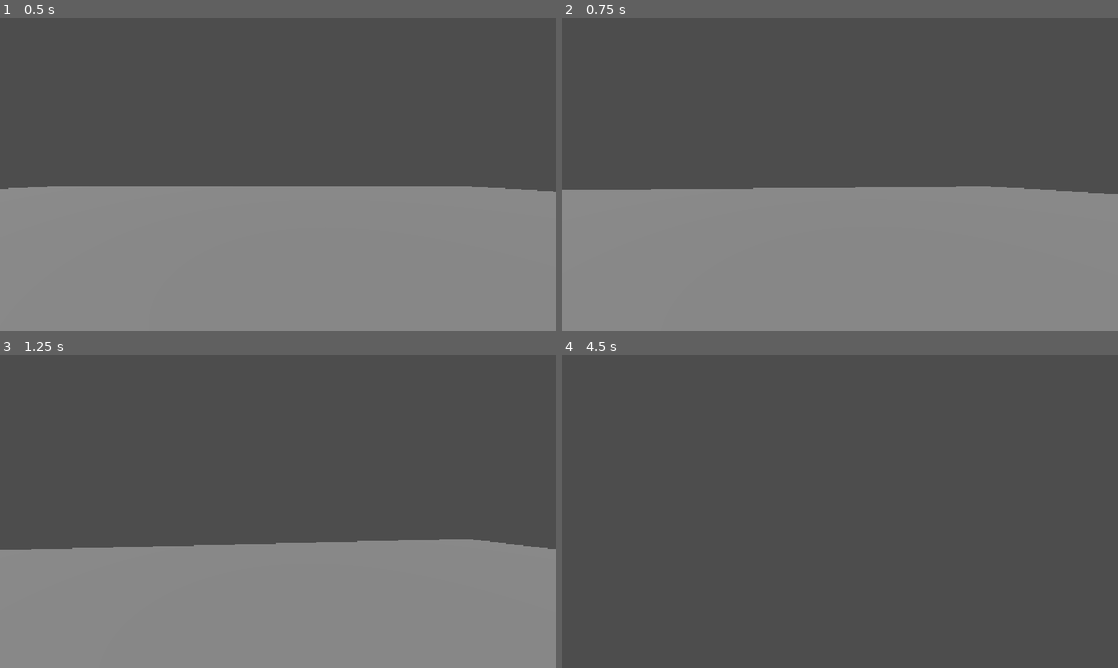
Above: before the commit, frames 1-4 (two rows, left to right).
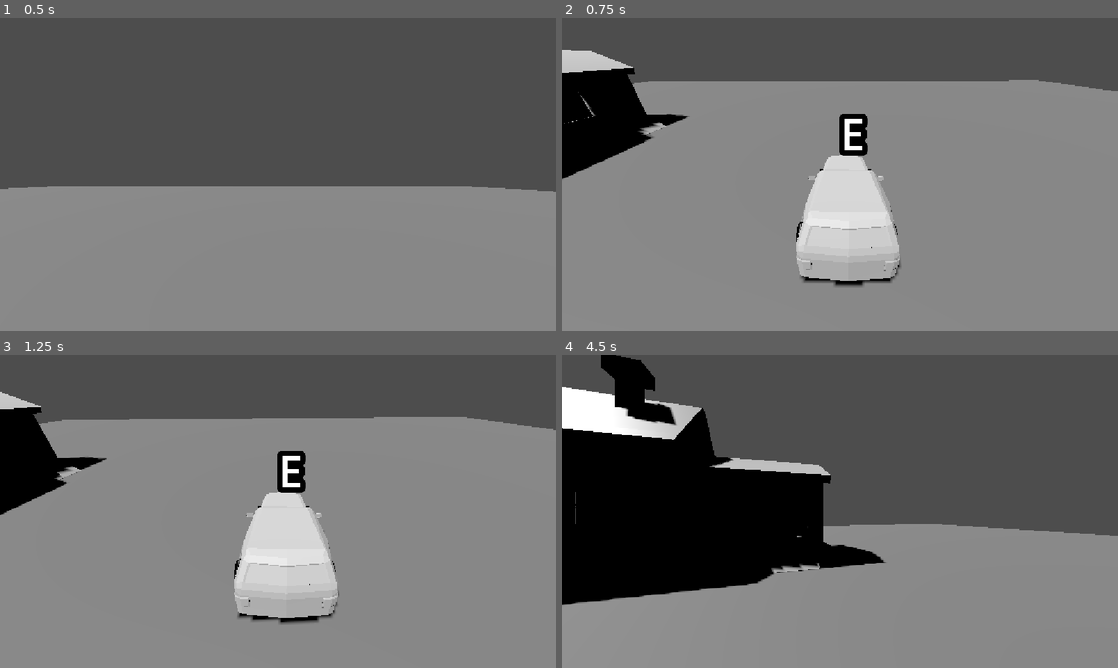
Above: after the commit, the same moments.

Repository: HoangM-Huy/Driving_Game_Project
Game: Godot game, scene res://main.tscn
The game is run twice, just before and just after one commit, with the same random seed, the same clock (stepped at 60 frames per second) and the same inputs.
Inputs (mouse positions are in pixels of both pictures, inside the frame that each line leads up to):
- Up to frame 1 (0.5 s): no input
- Up to frame 2 (0.75 s): tap Enter at 0.5 s; move the mouse to (867, 174) at 0.52 s; hold W (move_forward) from 0.53 s (still down); tap E (interaction, bound only after the commit) at 0.6 s
- Up to frame 3 (1.25 s): keep holding W (move_forward); tap Space (jump) at 0.77 s
- Up to frame 4 (4.5 s): move the mouse to (812, 511) at 1.27 s; tap Alt (Lock_Mouse) at 1.35, 3.6 s; tap Space (jump) at 1.52, 3.02, 3.77 s; tap E (interaction, bound only after the commit) at 1.55, 2.1, 2.85, 3.8, 4.35 s; move the mouse to (895, 442) at 2.02 s; release W (move_forward) at 2.03 s; hold D (move_right) 2.03-2.78 s; move the mouse to (812, 574) at 2.77 s; hold W (move_forward) 2.78-3.53 s; move the mouse to (1006, 558) at 3.52 s; hold A (move_left) 3.53-4.28 s; move the mouse to (795, 508) at 4.27 s; hold W (move_forward) from 4.28 s (still down)

Frame 1 is identical in both runs. In frame 2, 40% of the frame differs, in the area x 0-100%, y 10-86%; in frame 3, 45%; in frame 4, 61%, in the area x 0-100%, y 0-100%.

Commit message:
Phase 1 (Kinda complete)

Diff:
--- a/driving-game/Player1.gd
+++ b/driving-game/Player1.gd
@@ -1,7 +1,7 @@
 extends CharacterBody3D
 
 # How fast the player moves in meters per second.
-@export var speed = 14
+@export var speed = 5
 # The downward acceleration when in the air, in meters per second squared.
 @export var fall_acceleration = 75
 
@@ -74,3 +74,13 @@
 	# Mouse movement
 	if event is InputEventMouseMotion and LockMouse:
 		mouseInput += event.relative * 0.01
+
+func enter_car():
+	set_physics_process(false)
+	hide()
+	camera.current = false
+
+func leave_car():
+	set_physics_process(true)
+	show()
+	camera.current = true
--- a/driving-game/car.gd
+++ b/driving-game/car.gd
@@ -1,4 +1,30 @@
 extends VehicleBody3D
+
+@onready var input_label: Label3D = $InputLabel
+
+var withPlayer = false
+
+func _input(event: InputEvent) -> void:
+	var canEnter = input_label.visible and not withPlayer
+	var canLeave = withPlayer
+
+	if Input.is_action_just_pressed("interaction") and canEnter:
+		_enter_car()
+	elif Input.is_action_just_pressed("interaction") and canLeave:
+		_leave_car()
+
+func _enter_car():
+	withPlayer = true
+
+	var player = get_tree().get_first_node_in_group("player")
+	player.enter_car()
+
+func _leave_car():
+	withPlayer = false
+	var player = get_tree().get_first_node_in_group("player")
+	player.leave_car()
+
+	player.global_position = global_position
 
 func _ready() -> void:
 	var frontLeft = $Pivot/Sedan/FrontLeft
@@ -17,6 +43,17 @@
 	rearRight.position = Vector3.ZERO
 
 func _physics_process(_delta: float) -> void:
-	#steering = Input.get_axis("move_right", "move_left") * 0.4
-	#engine_force = Input.get_axis("move_forward", "move_back") * 700
+	if not withPlayer: return
+	steering = Input.get_axis("move_right", "move_left") * 0.4
+	engine_force = Input.get_axis("move_forward", "move_back") * 1000
 	pass
+
+
+func _on_area_3d_body_entered(body: Node3D) -> void:
+	if body.is_in_group("player"):
+		input_label.show()
+
+
+func _on_area_3d_body_exited(body: Node3D) -> void:
+	if body.is_in_group("player"):
+		input_label.hide()
--- a/driving-game/car.tscn
+++ b/driving-game/car.tscn
@@ -1,6 +1,7 @@
 [gd_scene format=3 uid="uid://cblji1lgei2p5"]
 
 [ext_resource type="PackedScene" uid="uid://q1enkkr2rse8" path="res://SedanNew.glb" id="1_7822p"]
+[ext_resource type="Script" uid="uid://ddiyaph47p4ny" path="res://car.gd" id="1_uoj53"]
 
 [sub_resource type="PhysicsMaterial" id="PhysicsMaterial_fgi7u"]
 
@@ -10,8 +11,15 @@
 [sub_resource type="BoxShape3D" id="BoxShape3D_6ygx7"]
 size = Vector3(1.7128601, 0.8617266, 2.1109009)
 
+[sub_resource type="BoxShape3D" id="BoxShape3D_5tdpr"]
+size = Vector3(1, 1, 1.2)
+
 [node name="Car" type="VehicleBody3D" unique_id=614287776]
+mass = 450.0
 physics_material_override = SubResource("PhysicsMaterial_fgi7u")
+center_of_mass_mode = 1
+engine_force = 100.0
+script = ExtResource("1_uoj53")
 
 [node name="Pivot" type="Node3D" parent="." unique_id=278528413]
 
@@ -27,22 +35,47 @@
 
 [node name="FrontLeft" type="VehicleWheel3D" parent="." unique_id=849359510]
 transform = Transform3D(1, 0, 0, 0, 1, 0, 0, 0, 1, -0.8572332, 0.118794054, -0.95536923)
+engine_force = 100.0
 use_as_traction = true
 use_as_steering = true
+wheel_roll_influence = 1.0
 wheel_radius = 0.35
 
 [node name="FrontRight" type="VehicleWheel3D" parent="." unique_id=1004915528]
 transform = Transform3D(1, 0, 0, 0, 1, 0, 0, 0, 1, 0.6079157, 0.118794054, -0.95536923)
+engine_force = 100.0
 use_as_traction = true
 use_as_steering = true
+wheel_roll_influence = 1.0
 wheel_radius = 0.35
 
 [node name="RearRight" type="VehicleWheel3D" parent="." unique_id=2114637883]
 transform = Transform3D(1, 0, 0, 0, 1, 0, 0, 0, 1, 0.8432388, 0.115238756, 1.4361103)
+engine_force = 100.0
 use_as_traction = true
+wheel_roll_influence = 1.0
 wheel_radius = 0.35
 
 [node name="RearLeft" type="VehicleWheel3D" parent="." unique_id=1517522672]
 transform = Transform3D(1, 0, 0, 0, 1, 0, 0, 0, 1, -1.107193, 0.115238756, 1.427779)
+engine_force = 100.0
 use_as_traction = true
+wheel_roll_influence = 1.0
 wheel_radius = 0.35
+
+[node name="InputLabel" type="Label3D" parent="." unique_id=878262677]
+transform = Transform3D(0.17364822, 0, 0.9848077, 0, 1, 0, -0.9848077, 0, 0.17364822, 0, 2, 0)
+billboard = 1
+text = "E"
+font_size = 200
+outline_size = 100
+
+[node name="Area3D" type="Area3D" parent="." unique_id=957219396]
+transform = Transform3D(-2.9750001, 0, 0, 0, 2, 0, 0, 0, 13.2, 0, 0, 0)
+
+[node name="CollisionShape3D" type="CollisionShape3D" parent="Area3D" unique_id=466401820]
+transform = Transform3D(0.78, 0, 0, 0, 1, 0, 0, 0, 0.3, 0.06722689, 0, 0.02242425)
+shape = SubResource("BoxShape3D_5tdpr")
+
+[connection signal="body_entered" from="Area3D" to="." method="_on_area_3d_body_entered"]
+[connection signal="body_exited" from="Area3D" to="." method="_on_area_3d_body_exited"]
--- a/driving-game/main.tscn
+++ b/driving-game/main.tscn
@@ -3,7 +3,6 @@
 [ext_resource type="Script" uid="uid://cxdyggos8j33v" path="res://main.gd" id="1_7mycd"]
 [ext_resource type="PackedScene" uid="uid://ca32qu0a66ak5" path="res://Player1.tscn" id="1_glv2v"]
 [ext_resource type="PackedScene" uid="uid://cblji1lgei2p5" path="res://car.tscn" id="1_ig7tw"]
-[ext_resource type="Script" uid="uid://ddiyaph47p4ny" path="res://car.gd" id="2_0xm2m"]
 [ext_resource type="PackedScene" uid="uid://dvkb30nj57qgx" path="res://house1.tscn" id="4_1bvp3"]
 
 [sub_resource type="BoxShape3D" id="BoxShape3D_7dm0k"]
@@ -33,7 +32,6 @@
 [node name="Car" parent="." unique_id=614287776 instance=ExtResource("1_ig7tw")]
 transform = Transform3D(1, 0, 0, 0, 1, 0, 0, 0, 1, 0, 0.12775773, 0)
 mass = 450.0
-script = ExtResource("2_0xm2m")
 
 [node name="Camera3D" type="Camera3D" parent="Car" unique_id=1184680637]
 transform = Transform3D(0.9999588, -0.0061530634, 0.006673731, 0.0018329081, 0.8569257, 0.5154367, -0.008890406, -0.5154032, 0.8569017, -0.25211, 3.602137, 4.4887686)
@@ -43,7 +41,7 @@
 [node name="Camera3D" type="Camera3D" parent="Camera_pivot" unique_id=526448121]
 transform = Transform3D(0.9998788, -0.012310875, -0.009534695, 0.015486529, 0.8500433, 0.52648515, 0.0016234111, -0.52656895, 0.8501309, -1.1399995, 8.15369, 10.7014065)
 
-[node name="Player" parent="." unique_id=974651752 instance=ExtResource("1_glv2v")]
+[node name="Player" parent="." unique_id=974651752 groups=["player"] instance=ExtResource("1_glv2v")]
 transform = Transform3D(1, 0, 0, 0, 1, 0, 0, 0, 1, 2.6000001, -0.1, 0)
 
 [node name="House" parent="." unique_id=1324037848 instance=ExtResource("4_1bvp3")]
--- a/driving-game/project.godot
+++ b/driving-game/project.godot
@@ -56,6 +56,11 @@
 "events": [Object(InputEventKey,"resource_local_to_scene":false,"resource_name":"","device":-1,"window_id":0,"alt_press …(195 unchanged characters)…
 ]
 }
+interaction={
+"deadzone": 0.2,
+"events": [Object(InputEventKey,"resource_local_to_scene":false,"resource_name":"","device":-1,"window_id":0,"alt_pressed":false,"shift_pressed":false,"ctrl_pressed":false,"meta_pressed":false,"pressed":false,"keycode":0,"physical_keycode":69,"key_label":0,"unicode":101,"location":0,"echo":false,"script":null)
+]
+}
 
 [physics]
 
